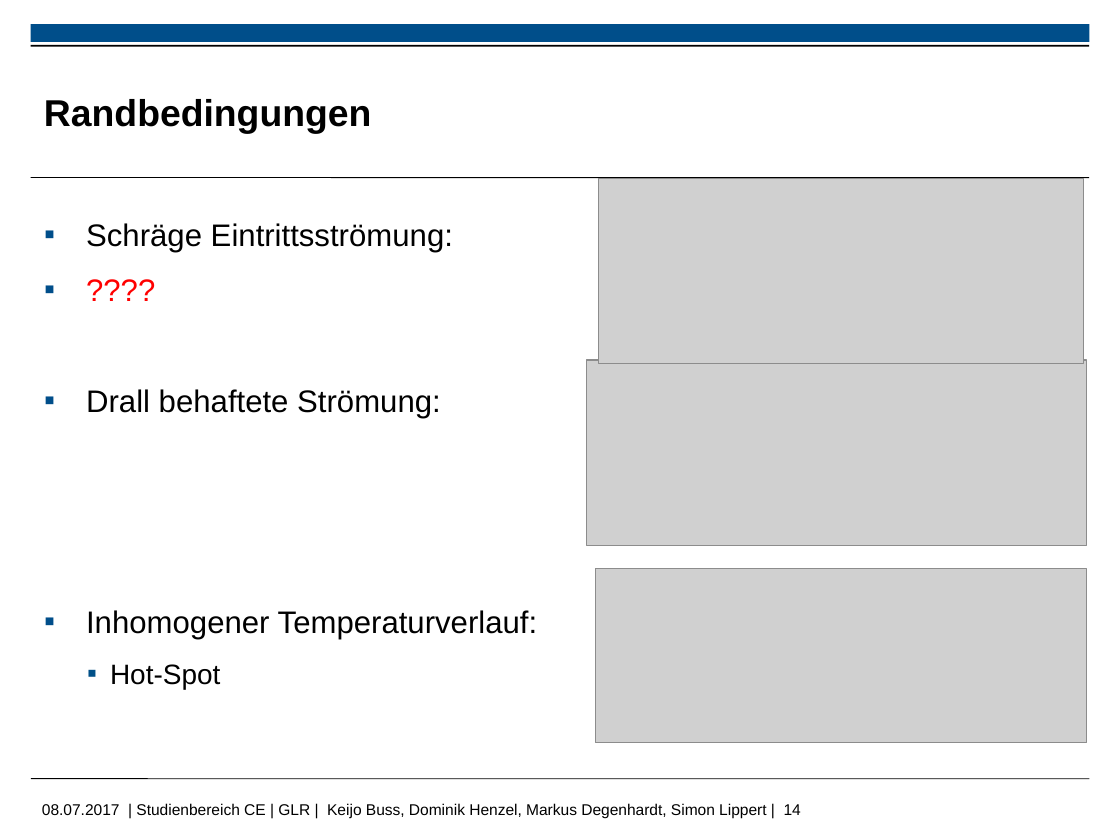
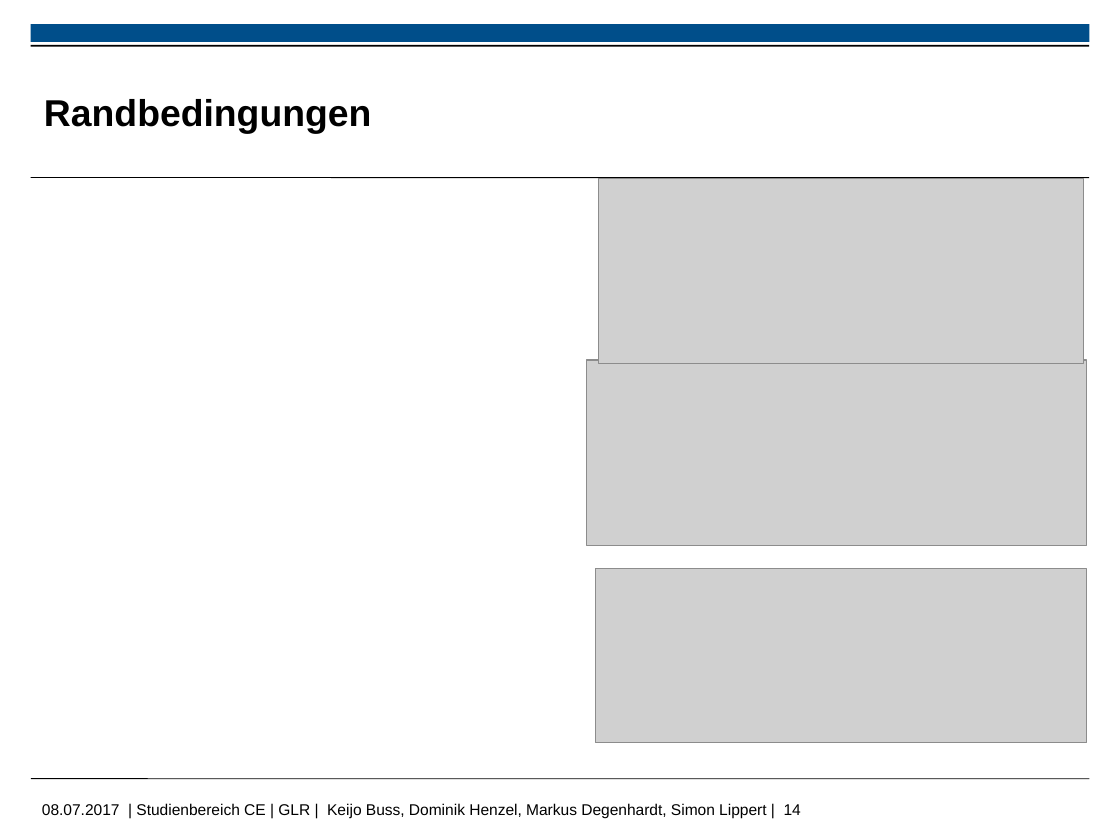
Before and after one commit to MDegenhardt/AusarbeitungADP, a slide deck: slide 14 of Präsentation/Abschluss_Präsentation_Keijo.pptx. Drawn at 1120x840 pixels with LibreOffice and Linux fonts; fonts in the diff are those of the drawing; grey boxes stand for pictures; background and template pictures are left out. Boxes give left, top, right and bottom in pixels: in the first picture for what was removed or moved away, otherwise in the second. Text is boxed around its words. In the diff, an @@ line names an element or a change of style, - is before the commit and + after.

```diff
--- a/Präsentation/Abschluss_Präsentation_Keijo.pptx
+++ b/Präsentation/Abschluss_Präsentation_Keijo.pptx
@@ text removed at box(86, 223, 538, 689) @@
-▪ Schräge Eintrittsströmung:
-▪ ????
-▪ Drall behaftete Strömung:
-▪ Inhomogener Temperaturverlauf:
-    ▪ Hot-Spot
```
Also in this commit, not shown: 1 other slide changed.
